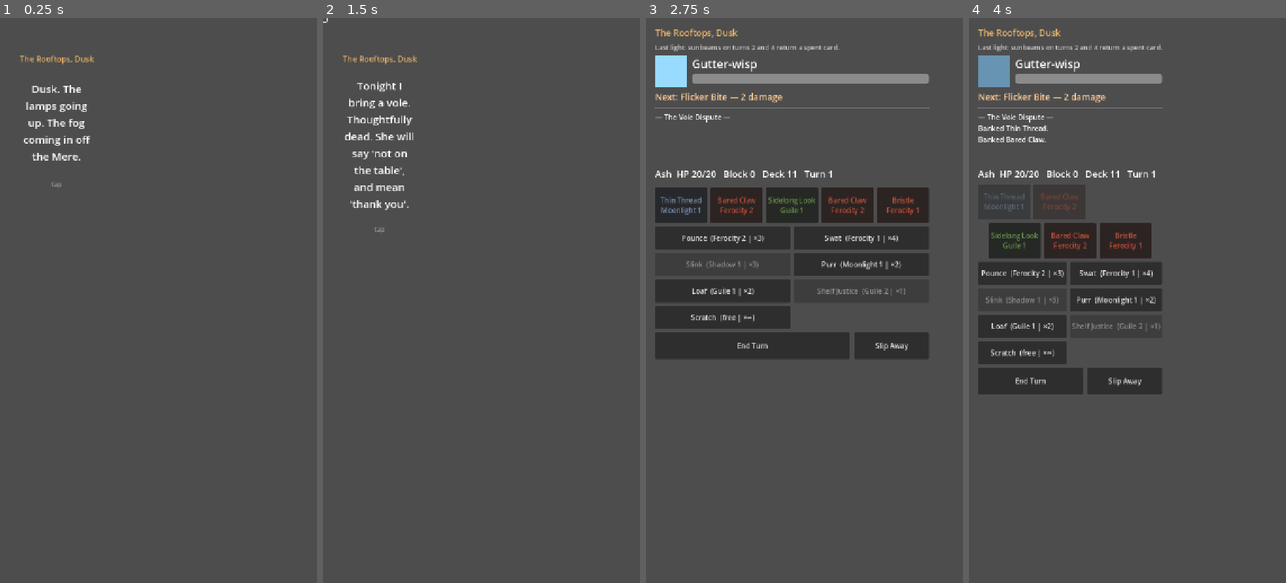
Above: before the commit, frames 1-4 (left to right).
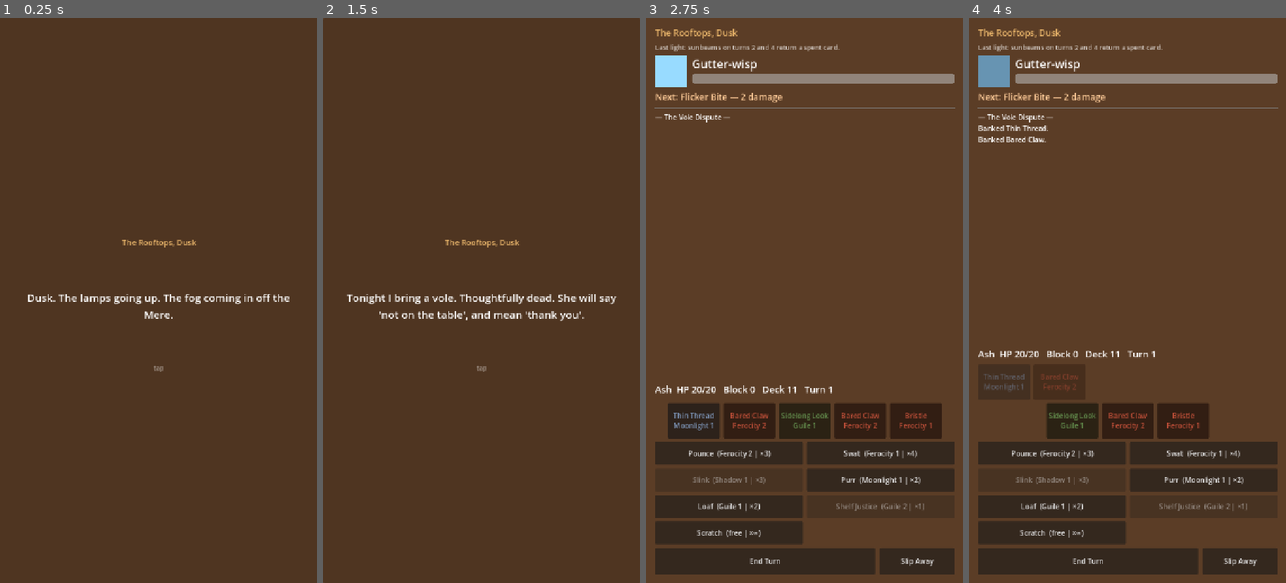
Above: after the commit, the same moments.

Repository: phirogue/SparkyGames
Game: Godot game, scene res://scenes/game.tscn
Two runs of this game, one before a commit and one after it. Both use one fixed random seed, a clock stepped at 60 frames per second and the inputs below.
Inputs (mouse positions are in pixels of both pictures, inside the frame that each line leads up to; where the layout moved, square brackets give the same spot in the first picture):
- Up to frame 1 (0.25 s): no input
- Up to frame 2 (1.5 s): click (481, 300) [326, 18] at 0.5 s; click (481, 300) [326, 18] at 1.25 s
- Up to frame 3 (2.75 s): click (804, 300) [649, 18] at 2 s
- Up to frame 4 (4 s): click "Thin Thread Moonlight 1" at 2.75 s; click "Bared Claw Ferocity 2" at 3.5 s

The runs differ from the first frame. In frame 1, 100% of the frame differs, in the area x 0-100%, y 0-100%; in frame 2, 100%; in frame 3, 97%; in frame 4, 97%.

Commit message:
Fix taps not registering: screens had zero-size rects
The flow root was a plain Node, so child Control screens never
inherited a rectangle and every tap target was 0x0 (text still drew,
nothing was clickable). Game root is now a full-rect Control and
_swap uses set_anchors_and_offsets_preset (the anchors-only variant
compensates offsets and preserves the zero rect). Adds a permanent
boot smoke test to CI that fails if the active screen has no size.

Co-Authored-By: Claude Fable 5 <noreply@anthropic.com>

Diff:
--- a/game/scenes/game.gd
+++ b/game/scenes/game.gd
@@ -1,4 +1,4 @@
-extends Node
+extends Control
 ## Game flow orchestrator: prologue script -> hub -> quest prowls.
 ## Owns the profile, the achievement tracker, and all screen transitions.
 ## Screens are dumb; this file is the only place that decides "what next".
@@ -49,6 +49,10 @@
 		current_screen.queue_free()
 	current_screen = screen
 	add_child(screen)
+	# Screens are Controls parented to this Control: anchor them to fill it,
+	# or their tap targets collapse to zero size. Must be the offsets variant —
+	# set_anchors_preset alone compensates offsets to preserve the (zero) rect.
+	screen.set_anchors_and_offsets_preset(Control.PRESET_FULL_RECT)
 
 
 func _story_config(environment_id: String, lines: Array) -> Dictionary:
--- a/game/scenes/game.tscn
+++ b/game/scenes/game.tscn
@@ -2,5 +2,9 @@
 
 [ext_resource type="Script" path="res://scenes/game.gd" id="1_game"]
 
-[node name="Game" type="Node"]
+[node name="Game" type="Control"]
+layout_mode = 3
+anchors_preset = 15
+anchor_right = 1.0
+anchor_bottom = 1.0
 script = ExtResource("1_game")
--- /dev/null
+++ b/game/tests/smoke_boot.gd
@@ -0,0 +1,27 @@
+extends SceneTree
+## Boot smoke test: load the real game scene and verify the active screen
+## fills the viewport. Guards against the zero-size tap-target regression
+## (2026-07-30: screens parented to the flow root had 0x0 rects, so taps
+## never registered). Run: godot --headless --path game -s tests/smoke_boot.gd
+
+func _initialize() -> void:
+	var scene: Control = (load("res://scenes/game.tscn") as PackedScene).instantiate()
+	root.add_child(scene)
+	var frames := [0]
+	process_frame.connect(func() -> void:
+		frames[0] += 1
+		if frames[0] >= 5:
+			var screen: Control = scene.current_screen
+			var ok: bool = screen != null and screen.size.x > 100 and screen.size.y > 100
+			print("game size: %s  screen size: %s  -> %s" % [
+				scene.size, screen.size if screen != null else Vector2.ZERO,
+				"OK" if ok else "BROKEN",
+			])
+			if screen != null:
+				print("anchors L%s T%s R%s B%s  offsets L%s T%s R%s B%s  layout_mode=%s" % [
+					screen.anchor_left, screen.anchor_top, screen.anchor_right,
+					screen.anchor_bottom, screen.offset_left, screen.offset_top,
+					screen.offset_right, screen.offset_bottom,
+					screen.get("layout_mode"),
+				])
+			quit(0 if ok else 1))
Not shown, changed: .github/workflows/ci.yml
Not shown, added: assets/incoming/bg_hollow_court.png
Not shown, added: assets/incoming/bg_needle_lane.png
Not shown, added: assets/incoming/bg_parlor.png
Not shown, added: assets/incoming/bg_rooftop_dusk.png
Not shown, added: assets/incoming/en_chained_dog.png
Not shown, added: assets/incoming/en_gutter_wisp.png
Not shown, added: assets/incoming/en_rag_wraith.png
Not shown, added: assets/incoming/en_the_unpicked.png
Not shown, added: assets/incoming/npc_clerk.png
